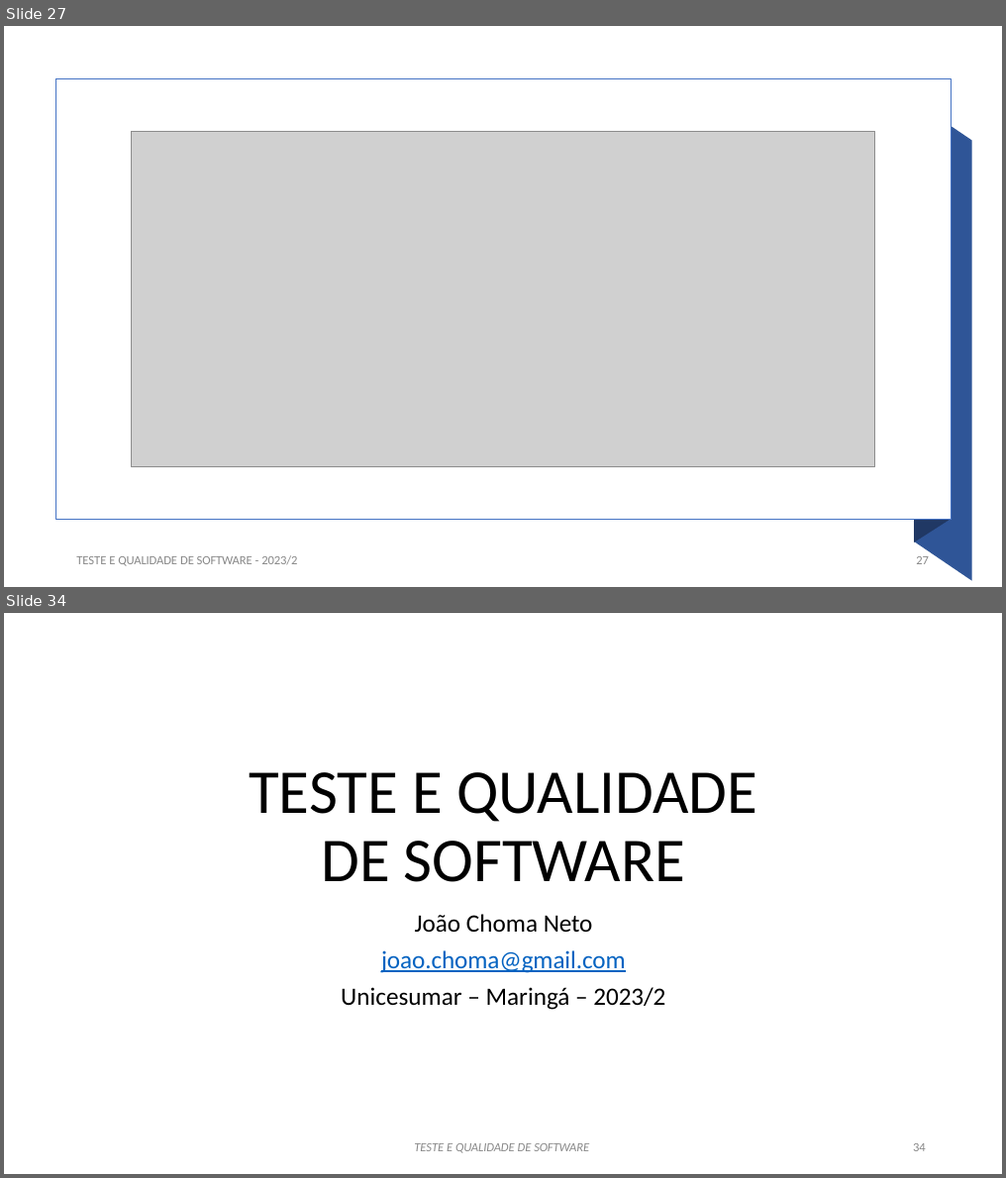
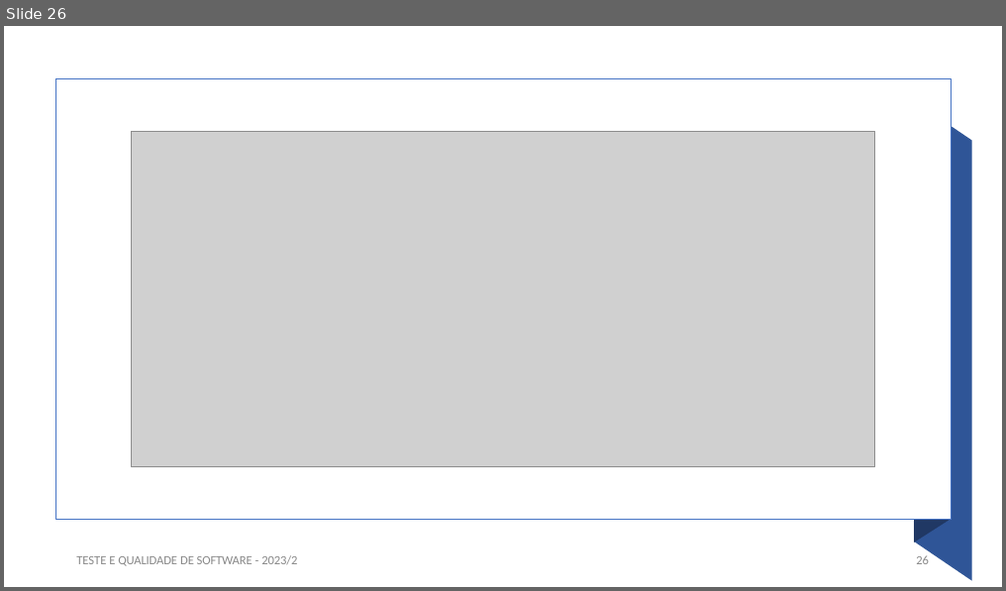
Before and after one commit to JoaoChoma/testedesoftware2025, a slide deck: SEMANA01/semana 01.pptx. Shown one above the other, each under a label of ours: slides 27 and 34 before the commit, slide 26 after it; the slides between them are not shown. The pictures are 1006x1178 and 1006x591 pixels, drawn with LibreOffice and Linux fonts; fonts in the diff are those of the drawing; grey boxes stand for pictures. Boxes give left, top, right and bottom in pixels: in the first picture for what was removed or moved away, otherwise in the second. Text is boxed around its words. In the diff, an @@ line names an element or a change of style, - is before the commit and + after.

```diff
--- a/SEMANA01/semana 01.pptx
+++ b/SEMANA01/semana 01.pptx
@@ slide 34 removed at box(4, 613, 1002, 1174), background #FFFFFF @@
@@ title removed at box(249, 772, 757, 1010) @@
-TESTE E QUALIDADE DE SOFTWARE
-João Choma Neto joao.choma@gmail.com Unicesumar – Maringá – 2023/2
@@ text removed at box(414, 1144, 589, 1154) @@
-TESTE E QUALIDADE DE SOFTWARE
@@ page number removed at box(913, 1144, 925, 1152) @@
-34
@@ what was slide 27 is now slide 26 @@
@@ page number at box(916, 556, 928, 565): text changed @@
-27
+26
```
Also in this commit, not shown: 29 slides changed, 1 other slide removed, 1 other file.
